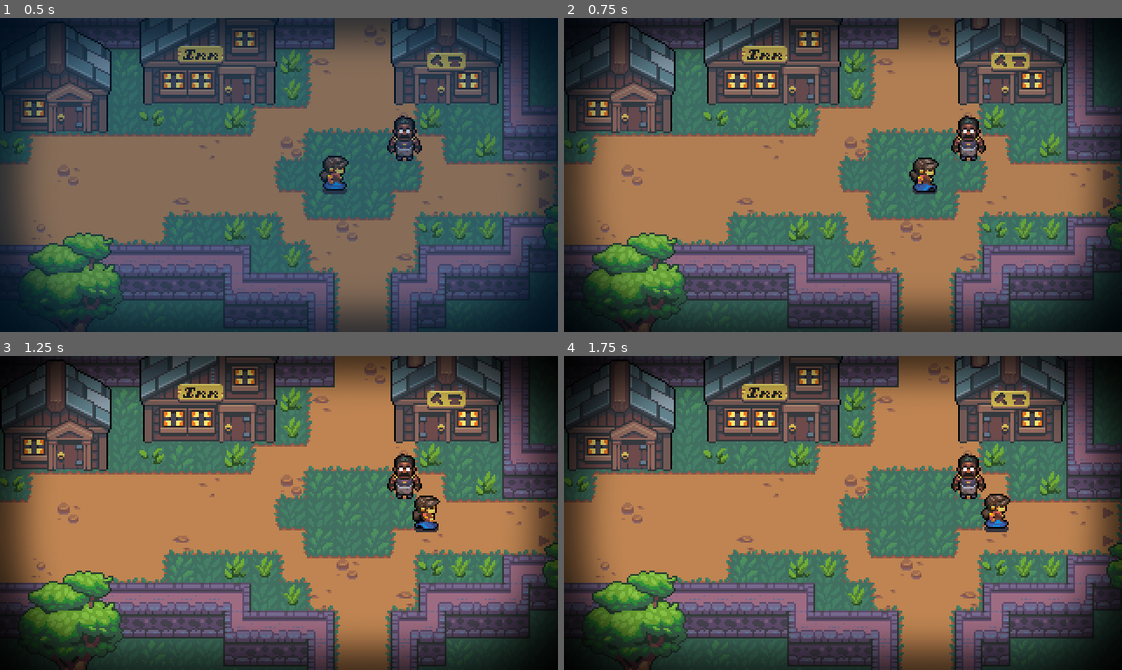
Above: before the commit, frames 1-4 (two rows, left to right).
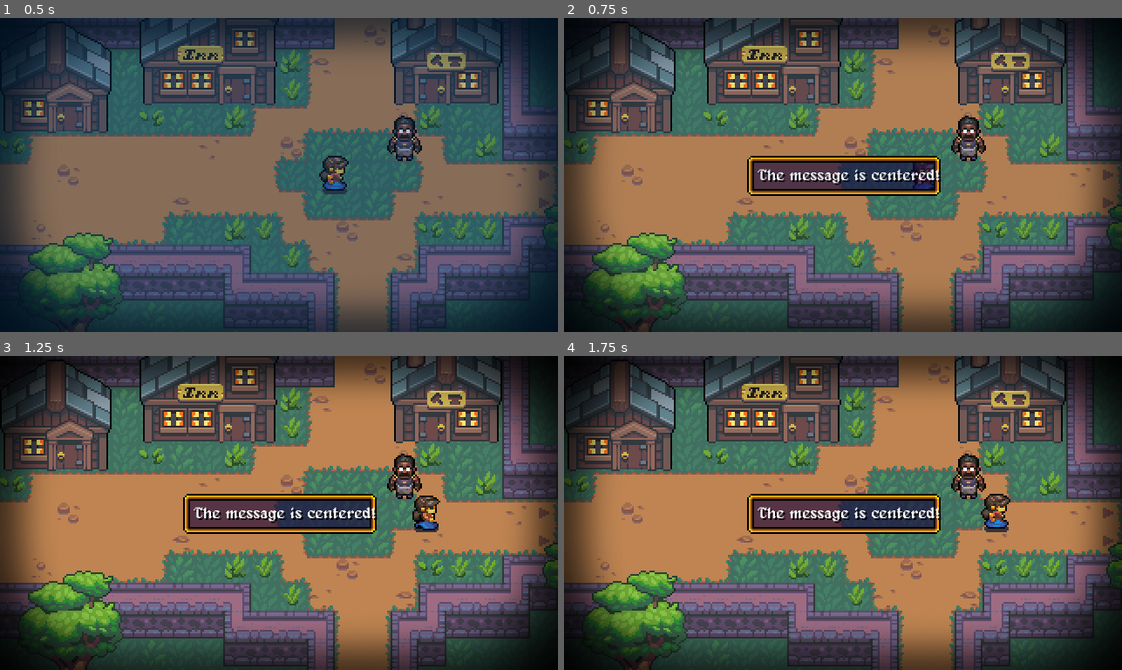
Above: after the commit, the same moments.

Repository: IcefoxCross/RPG_Udemy_GMS2GODOT
Game: Godot game, scene res://MainScenes/Main.tscn
The game is run twice, just before and just after one commit, with the same random seed, the same clock (stepped at 60 frames per second) and the same inputs.
Inputs:
- Up to frame 1 (0.5 s): no input
- Up to frame 2 (0.75 s): hold Right (move_right) from 0.53 s (still down); hold Z (action) from 0.53 s (still down)
- Up to frame 3 (1.25 s): keep holding Right (move_right); keep holding Z (action)
- Up to frame 4 (1.75 s): release Right (move_right) at 1.28 s; release Z (action) at 1.28 s; hold X (back) from 1.28 s (still down); tap Z (action) at 1.35 s

Frame 1 is identical in both runs. In frame 2, 4.4% of the frame differs, in the area x 32-68%, y 43-57%; in frame 3, 4.4%; in frame 4, 4.4%.

Commit message:
section 24/class 80

Diff:
--- a/MainScenes/Main.gd
+++ b/MainScenes/Main.gd
@@ -24,6 +24,12 @@
 	fade.fade(0)
 	gdata.pause_enabled = true
 	yield(fade, "fade_done")
+
+func _unhandled_input(event):
+	if event.is_action_pressed("action"):
+		var msg = load("res://UI/Message.tscn").instance()
+		gui.add_child(msg)
+		msg.initialize_centered("The message is centered!")
 
 func encounter():
 	if player == null or randenc == null:
--- a/UI/Message.gd
+++ b/UI/Message.gd
@@ -6,7 +6,8 @@
 var cutscene = null
 
 func _ready():
-	initialize(16,16,"Level Up!\nCheck the Menu for details.")
+	#initialize(16,16,"Level Up!\nCheck the Menu for details.")
+	initialize_centered("Level Up!\nCheck the Menu for details.")
 #	text.text = "Level Up!"
 #	rect_size.y += 12
 #	margin_left -= 8
@@ -16,6 +17,13 @@
 func initialize(x,y,msg):
 	rect_position = Vector2(x,y)
 	text.text = msg
+
+func initialize_centered(msg):
+	text.text = msg
+	var width = ProjectSettings.get_setting("display/window/size/width")
+	var height = ProjectSettings.get_setting("display/window/size/height")
+	yield(self,"resized")
+	rect_position = Vector2((width/2) - (rect_size.x / 2),(height/2) - (rect_size.y / 2))
 
 func _input(event):
 	if event.is_action_pressed("action") or event.is_action_pressed("back"):
--- a/UI/Message.tscn
+++ b/UI/Message.tscn
@@ -23,22 +23,21 @@
 script = ExtResource( 1 )
 
 [node name="NinePatchRect" parent="." instance=ExtResource( 2 )]
-margin_right = 18.0
-margin_bottom = 28.0
+margin_right = 16.0
+margin_bottom = 23.0
 
 [node name="MarginContainer" type="MarginContainer" parent="."]
-margin_right = 18.0
-margin_bottom = 28.0
-custom_constants/margin_right = 6
+margin_right = 16.0
+margin_bottom = 23.0
 custom_constants/margin_top = 7
 custom_constants/margin_left = 6
 custom_constants/margin_bottom = 7
 
 [node name="Text" type="Label" parent="MarginContainer"]
 margin_left = 6.0
-margin_top = 9.0
-margin_right = 12.0
-margin_bottom = 18.0
+margin_top = 7.0
+margin_right = 16.0
+margin_bottom = 16.0
 custom_fonts/font = SubResource( 2 )
 custom_colors/font_color_shadow = Color( 0, 0, 0, 1 )
 
--- a/project.godot
+++ b/project.godot
@@ -104,6 +104,11 @@
 "events": [ Object(InputEventKey,"resource_local_to_scene":false,"resource_name":"","device":0,"alt":false,"shift":false,"control":false,"meta":false,"command":false,"pressed":false,"scancode":88,"unicode":0,"echo":false,"script":null)
  ]
 }
+left_mouse={
+"deadzone": 0.5,
+"events": [ Object(InputEventMouseButton,"resource_local_to_scene":false,"resource_name":"","device":0,"alt":false,"shift":false,"control":false,"meta":false,"command":false,"button_mask":0,"position":Vector2( 0, 0 ),"global_position":Vector2( 0, 0 ),"factor":1.0,"button_index":1,"pressed":false,"doubleclick":false,"script":null)
+ ]
+}
 
 [rendering]
 
